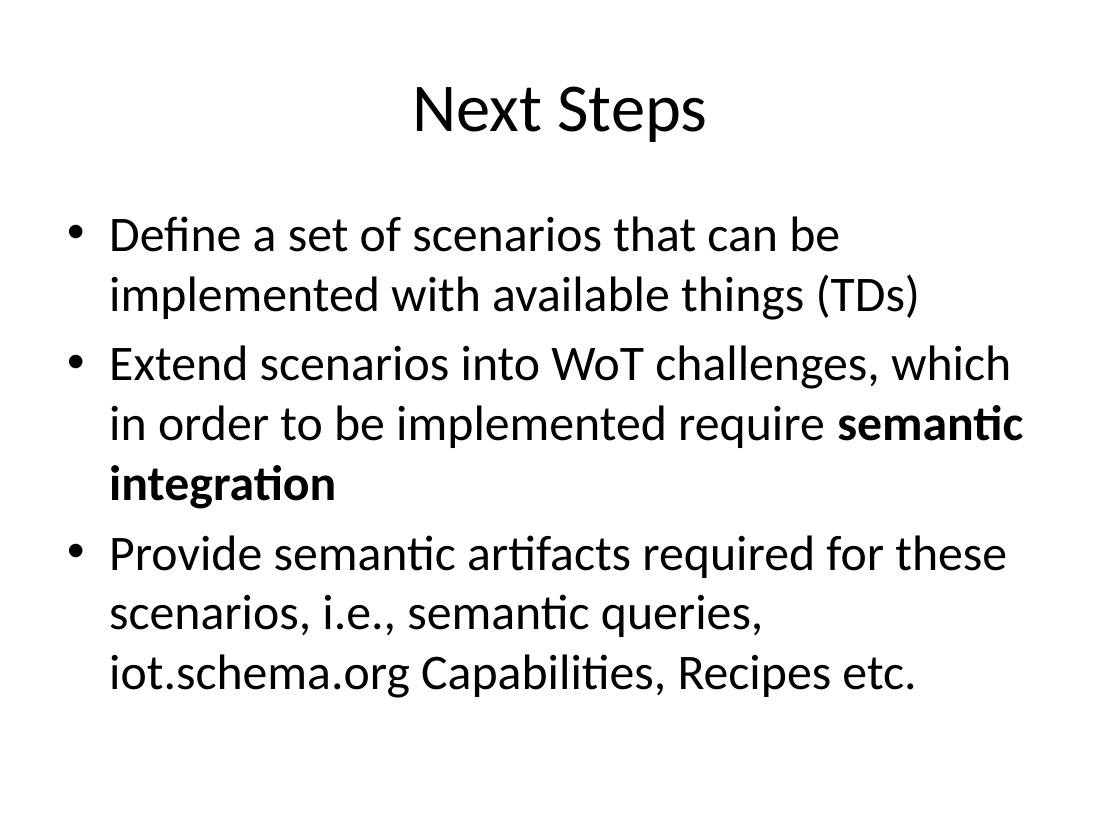
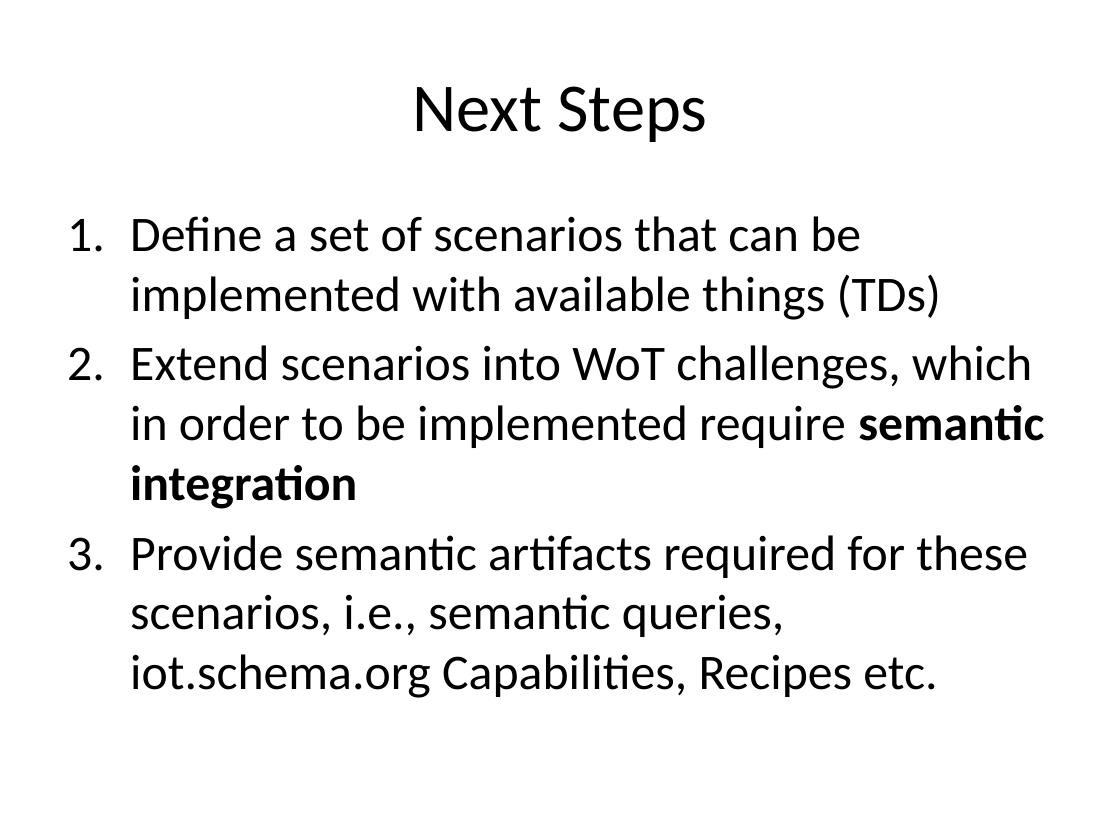
Before and after one commit to w3c/wot, a slide deck: slide 6 of plugfest/2018-prague/semantic integration/Semantic-Integration-Prague-PlugFest-Preparation.pptx. Drawn at 1120x840 pixels with LibreOffice and Linux fonts; fonts in the diff are those of the drawing. Boxes give left, top, right and bottom in pixels: in the first picture for what was removed or moved away, otherwise in the second. Text is boxed around its words. In the diff, an @@ line names an element or a change of style, - is before the commit and + after.

Commit message:
A proposal for scenarios and semantic challenges added.

```diff
--- a/plugfest/2018-prague/semantic integration/Semantic-Integration-Prague-PlugFest-Preparation.pptx
+++ b/plugfest/2018-prague/semantic integration/Semantic-Integration-Prague-PlugFest-Preparation.pptx
@@ text "Define a set of scenarios ..." at bbox=[130, 216, 1044, 698]: bullet • to 1. @@
```
Also in this commit, not shown: 2 slides added.
